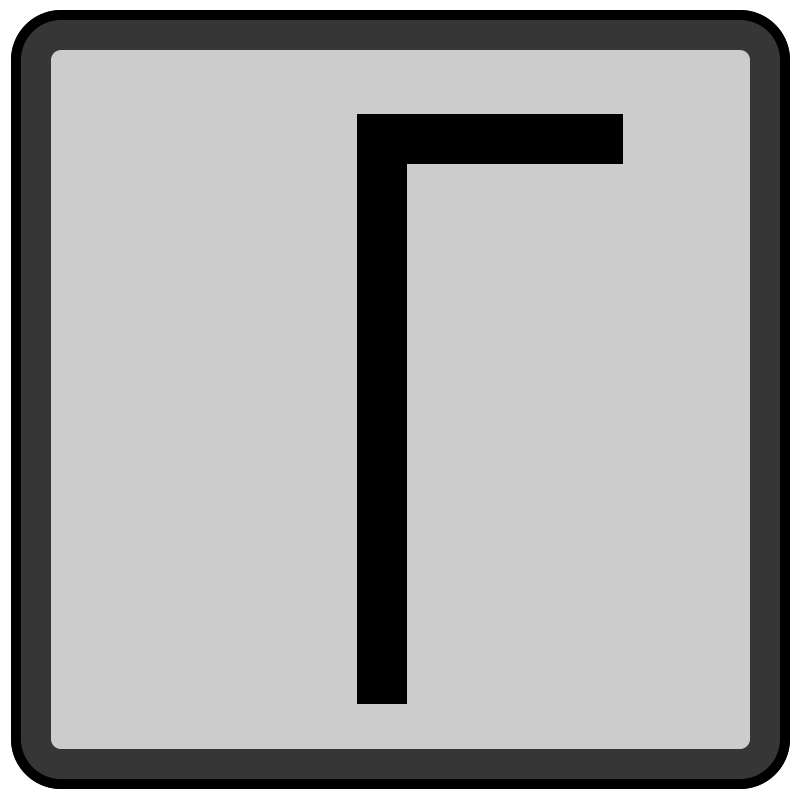
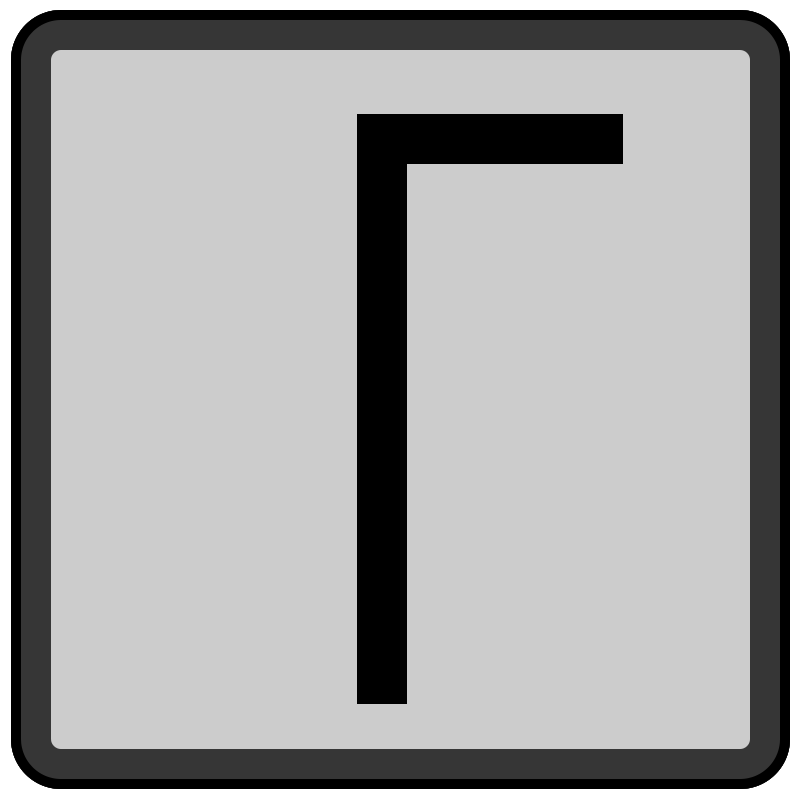
The second (800, 800) image is a revision of the first. Changes to its layers:
added layer "Rounded Rectangle 1 copy 3" above "Rounded Rectangle 1 copy 2" over [11,10,790,789]
added layer "Rounded Rectangle 1 copy 2" above "Shape 1" over [11,10,790,789]
